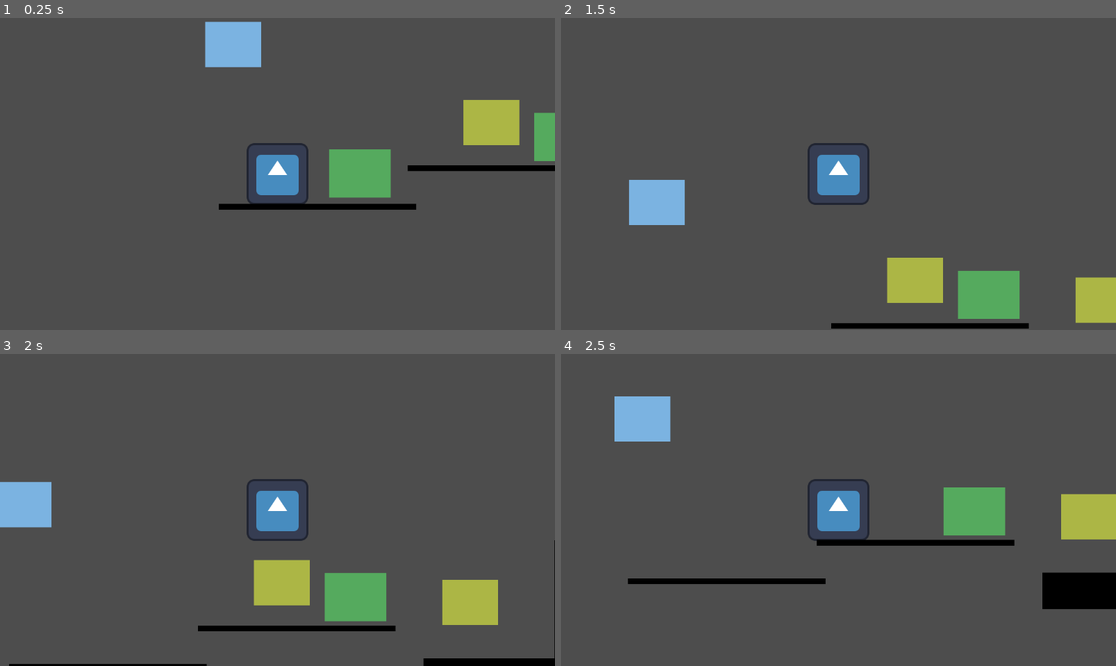
Above: before the commit, frames 1-4 (two rows, left to right).
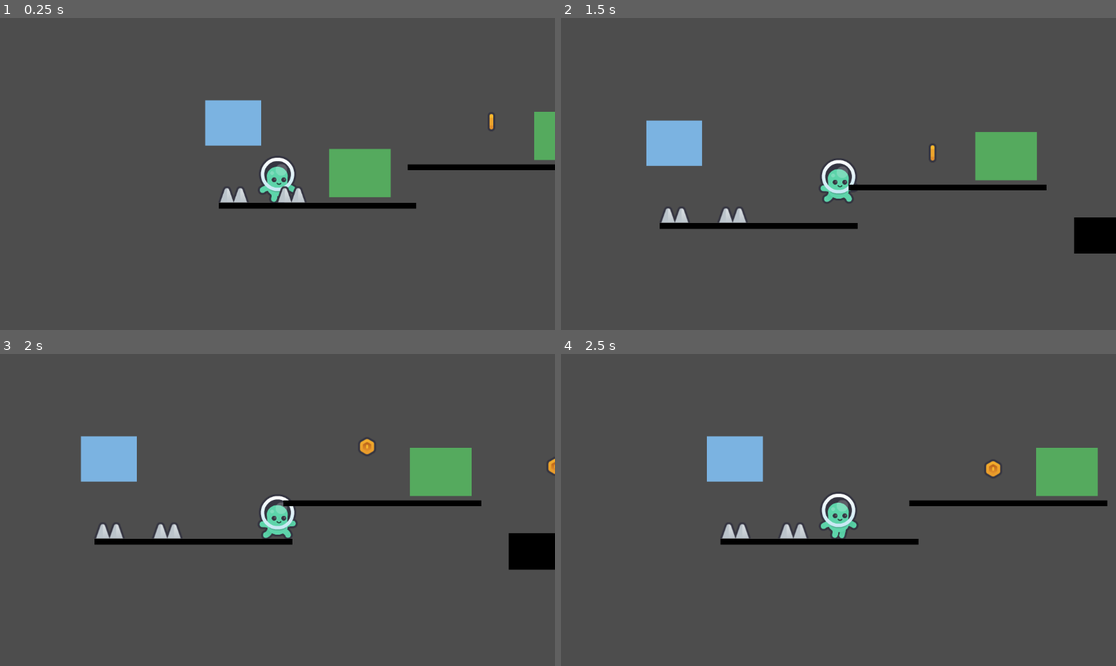
Above: after the commit, the same moments.

Repository: pradoh97/plataformero
Game: Godot game, scene res://nivel.tscn
The game is run twice, just before and just after one commit, with the same random seed, the same clock (stepped at 60 frames per second) and the same inputs. The engine's default icon, where the game draws it, is replaced by a stand-in: a white triangle on a blue panel in a dark square.
Inputs:
- Up to frame 1 (0.25 s): no input
- Up to frame 2 (1.5 s): hold Right (derecha) from 0.53 s (still down); tap W (salto) at 0.77 s
- Up to frame 3 (2 s): keep holding Right (derecha); tap W (salto) at 1.52 s
- Up to frame 4 (2.5 s): release Right (derecha) at 2.03 s; hold A (izquierda) from 2.03 s (still down)

The runs differ from the first frame. In frame 1, 6.4% of the frame differs, in the area x 36-100%, y 1-62%; in frame 2, 13%; in frame 3, 15%, in the area x 0-100%, y 26-100%; in frame 4, 13%.

Commit message:
Agregue pinche, pierde vida jugador, crear animacion moneda

Diff:
--- a/jugador/jugador.gd
+++ b/jugador/jugador.gd
@@ -4,6 +4,7 @@
 const SPEED = 300.0
 const JUMP_VELOCITY = -400.0
 var modificador_salto = 1
+var vidas = 2
 
 func _physics_process(delta: float) -> void:
 	# Add the gravity.
@@ -33,3 +34,10 @@
 
 func _on_temporizador_powerup_salto_timeout() -> void:
 	modificador_salto = 1
+
+
+func _on_pinche_body_entered(body: Node2D) -> void:
+	if body == self:
+		vidas = vidas - 1
+	if vidas == 0:
+		get_tree().quit()
--- a/jugador/jugador.tscn
+++ b/jugador/jugador.tscn
@@ -1,24 +1,42 @@
-[gd_scene load_steps=4 format=3 uid="uid://dqtxssnmtbypu"]
+[gd_scene load_steps=6 format=3 uid="uid://dqtxssnmtbypu"]
 
 [ext_resource type="Script" uid="uid://dddie6d5osl4c" path="res://jugador/jugador.gd" id="1_5vouv"]
-[ext_resource type="Texture2D" uid="uid://tey7ecycjg3k" path="res://icon.svg" id="1_y3xgi"]
+[ext_resource type="Texture2D" uid="uid://djwved6lo51y" path="res://assets/jugador/character_green_walk_a.png" id="2_im34r"]
+[ext_resource type="Texture2D" uid="uid://pdxxc34h4gql" path="res://assets/jugador/character_green_walk_b.png" id="3_a407c"]
 
-[sub_resource type="RectangleShape2D" id="RectangleShape2D_5vouv"]
-size = Vector2(116, 116)
+[sub_resource type="SpriteFrames" id="SpriteFrames_vu2ya"]
+animations = [{
+"frames": [{
+"duration": 1.0,
+"texture": ExtResource("2_im34r")
+}, {
+"duration": 1.0,
+"texture": ExtResource("3_a407c")
+}],
+"loop": true,
+"name": &"default",
+"speed": 5.0
+}]
+
+[sub_resource type="CapsuleShape2D" id="CapsuleShape2D_xreb1"]
+radius = 21.0
+height = 72.0
 
 [node name="Jugador" type="CharacterBody2D"]
 script = ExtResource("1_5vouv")
-
-[node name="Sprite2D" type="Sprite2D" parent="."]
-texture = ExtResource("1_y3xgi")
-
-[node name="CollisionShape2D" type="CollisionShape2D" parent="."]
-position = Vector2(0, 4)
-shape = SubResource("RectangleShape2D_5vouv")
 
 [node name="Camera2D" type="Camera2D" parent="."]
 
 [node name="TemporizadorPowerupSalto" type="Timer" parent="."]
 one_shot = true
 
+[node name="AnimatedSprite2D" type="AnimatedSprite2D" parent="."]
+sprite_frames = SubResource("SpriteFrames_vu2ya")
+autoplay = "default"
+frame_progress = 0.5503855
+
+[node name="CollisionShape2D" type="CollisionShape2D" parent="."]
+position = Vector2(0, 24)
+shape = SubResource("CapsuleShape2D_xreb1")
+
 [connection signal="timeout" from="TemporizadorPowerupSalto" to="." method="_on_temporizador_powerup_salto_timeout"]
--- a/nivel.tscn
+++ b/nivel.tscn
@@ -6,6 +6,7 @@
 [ext_resource type="PackedScene" uid="uid://dy3wtkt1rn618" path="res://utileria/moneda.tscn" id="3_7gdj4"]
 [ext_resource type="PackedScene" uid="uid://dmmt47uwdd02" path="res://utileria/gema.tscn" id="5_ymy7k"]
 [ext_resource type="PackedScene" uid="uid://c012pi50ly262" path="res://jugador/powerups/salto.tscn" id="6_vttml"]
+[ext_resource type="PackedScene" uid="uid://c8ccx452pu8sh" path="res://utileria/pinche.tscn" id="7_6apml"]
 
 [node name="Nivel" type="Node2D"]
 script = ExtResource("1_j87l1")
@@ -37,16 +38,24 @@
 position = Vector2(752, -53)
 
 [node name="Gema" parent="." instance=ExtResource("5_ymy7k")]
-position = Vector2(-175, -256)
+position = Vector2(-175, -91)
 
 [node name="Salto" parent="." instance=ExtResource("6_vttml")]
-position = Vector2(88, 12)
+position = Vector2(88, 13)
 
 [node name="Salto2" parent="." instance=ExtResource("6_vttml")]
 position = Vector2(514, -64)
+
+[node name="Pinche" parent="." instance=ExtResource("7_6apml")]
+position = Vector2(-174, 42)
+
+[node name="Pinche2" parent="." instance=ExtResource("7_6apml")]
+position = Vector2(-54, 42)
 
 [connection signal="body_entered" from="Moneda" to="." method="_on_moneda_body_entered"]
 [connection signal="body_entered" from="Moneda2" to="." method="_on_moneda_body_entered"]
 [connection signal="body_entered" from="Gema" to="." method="_on_gema_body_entered"]
 [connection signal="body_entered" from="Salto" to="Jugador" method="_on_salto_body_entered"]
 [connection signal="body_entered" from="Salto2" to="Jugador" method="_on_salto_body_entered"]
+[connection signal="body_entered" from="Pinche" to="Jugador" method="_on_pinche_body_entered"]
+[connection signal="body_entered" from="Pinche2" to="Jugador" method="_on_pinche_body_entered"]
--- a/utileria/moneda.tscn
+++ b/utileria/moneda.tscn
@@ -1,16 +1,62 @@
-[gd_scene load_steps=5 format=3 uid="uid://dy3wtkt1rn618"]
+[gd_scene load_steps=9 format=3 uid="uid://dy3wtkt1rn618"]
 
 [ext_resource type="Script" uid="uid://uvdawwg40wcs" path="res://utileria/moneda.gd" id="1_hl6n3"]
+[ext_resource type="Texture2D" uid="uid://dwsdb4pfn6wy7" path="res://assets/moneda/coin_gold.png" id="2_s3ma8"]
+[ext_resource type="Texture2D" uid="uid://djjqt2pbwrdv1" path="res://assets/moneda/coin_gold_side.png" id="3_x7egx"]
 
 [sub_resource type="RectangleShape2D" id="RectangleShape2D_j2uve"]
 size = Vector2(116, 88)
 
-[sub_resource type="Gradient" id="Gradient_hl6n3"]
-offsets = PackedFloat32Array(0)
-colors = PackedColorArray(0.677139, 0.71573603, 0.2710511, 1)
+[sub_resource type="SpriteFrames" id="SpriteFrames_ma6s5"]
+animations = [{
+"frames": [{
+"duration": 1.0,
+"texture": ExtResource("2_s3ma8")
+}, {
+"duration": 1.0,
+"texture": ExtResource("3_x7egx")
+}],
+"loop": true,
+"name": &"girando",
+"speed": 5.0
+}]
 
-[sub_resource type="GradientTexture1D" id="GradientTexture1D_gyb2b"]
-gradient = SubResource("Gradient_hl6n3")
+[sub_resource type="Animation" id="Animation_t2nol"]
+resource_name = "flotar"
+loop_mode = 1
+tracks/0/type = "value"
+tracks/0/imported = false
+tracks/0/enabled = true
+tracks/0/path = NodePath("AnimatedSprite2D:position")
+tracks/0/interp = 1
+tracks/0/loop_wrap = true
+tracks/0/keys = {
+"times": PackedFloat32Array(0, 0.5),
+"transitions": PackedFloat32Array(1, 1),
+"update": 0,
+"values": [Vector2(0, -23), Vector2(0, 23)]
+}
+
+[sub_resource type="Animation" id="Animation_alrjp"]
+length = 0.001
+tracks/0/type = "value"
+tracks/0/imported = false
+tracks/0/enabled = true
+tracks/0/path = NodePath("AnimatedSprite2D:position")
+tracks/0/interp = 1
+tracks/0/loop_wrap = true
+tracks/0/keys = {
+"times": PackedFloat32Array(0),
+"transitions": PackedFloat32Array(1),
+"update": 0,
+"values": [Vector2(0, -23)]
+}
+
+[sub_resource type="AnimationLibrary" id="AnimationLibrary_qlvl8"]
+_data = {
+&"RESET": SubResource("Animation_alrjp"),
+&"flotar": SubResource("Animation_t2nol")
+}
 
 [node name="Moneda" type="Area2D"]
 script = ExtResource("1_hl6n3")
@@ -18,8 +64,17 @@
 [node name="CollisionShape2D" type="CollisionShape2D" parent="."]
 shape = SubResource("RectangleShape2D_j2uve")
 
-[node name="Sprite2D" type="Sprite2D" parent="."]
-scale = Vector2(0.45312497, 94)
-texture = SubResource("GradientTexture1D_gyb2b")
+[node name="AnimatedSprite2D" type="AnimatedSprite2D" parent="."]
+position = Vector2(0, -23)
+sprite_frames = SubResource("SpriteFrames_ma6s5")
+animation = &"girando"
+autoplay = "girando"
+frame_progress = 0.0056535373
+
+[node name="AnimationPlayer" type="AnimationPlayer" parent="."]
+libraries = {
+&"": SubResource("AnimationLibrary_qlvl8")
+}
+autoplay = "flotar"
 
 [connection signal="body_entered" from="." to="." method="_on_body_entered"]
--- /dev/null
+++ b/utileria/pinche.tscn
@@ -0,0 +1,15 @@
+[gd_scene load_steps=3 format=3 uid="uid://c8ccx452pu8sh"]
+
+[ext_resource type="Texture2D" uid="uid://yk3p1mul5afw" path="res://assets/spikes.png" id="2_rx6yv"]
+
+[sub_resource type="RectangleShape2D" id="RectangleShape2D_j2uve"]
+size = Vector2(58, 35)
+
+[node name="Pinche" type="Area2D"]
+
+[node name="CollisionShape2D" type="CollisionShape2D" parent="."]
+position = Vector2(0, 15.5)
+shape = SubResource("RectangleShape2D_j2uve")
+
+[node name="Sprite2D" type="Sprite2D" parent="."]
+texture = ExtResource("2_rx6yv")
Binary file added: assets/jugador/character_green_climb_a.png
Not shown, added: assets/jugador/character_green_climb_a.png.import
Binary file added: assets/jugador/character_green_climb_b.png
Not shown, added: assets/jugador/character_green_climb_b.png.import
Binary file added: assets/jugador/character_green_duck.png
Not shown, added: assets/jugador/character_green_duck.png.import
Binary file added: assets/jugador/character_green_front.png
Not shown, added: assets/jugador/character_green_front.png.import
Binary file added: assets/jugador/character_green_hit.png
Not shown, added: assets/jugador/character_green_hit.png.import
Binary file added: assets/jugador/character_green_idle.png
Not shown, added: assets/jugador/character_green_idle.png.import
(and 13 more such lines)
